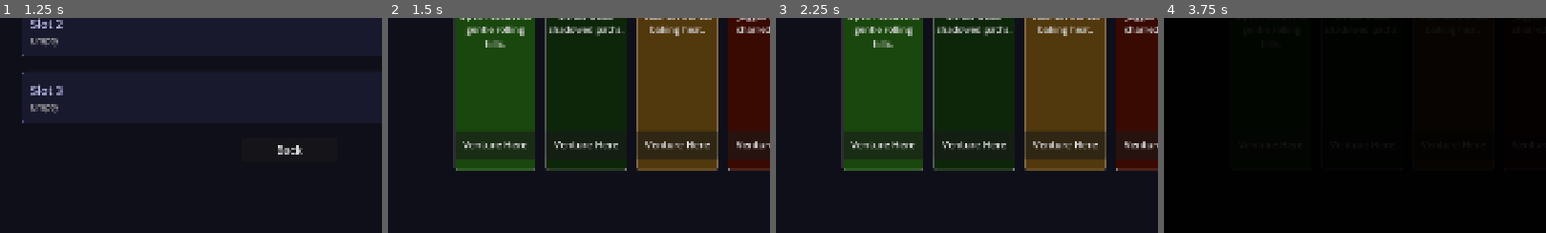
Above: before the commit, frames 1-4 (left to right).
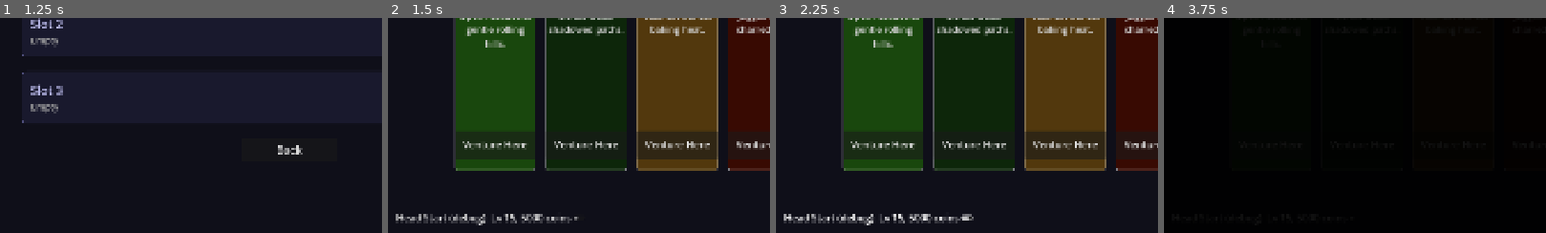
Above: after the commit, the same moments.

Repository: ChrisPauly97/pear-pudding-godot
Game: Godot game, scene res://scenes/ui/MenuScene.tscn
The game is run twice, just before and just after one commit, with the same random seed, the same clock (stepped at 60 frames per second) and the same inputs. Sound files missing from this copy of the repository are replaced by a short silence.
Inputs (mouse positions are % of the whole screen's width and height, from its top left):
- Up to frame 1 (1.25 s): click "New Game" at 0.5 s
- Up to frame 2 (1.5 s): click "New Game" at 1.25 s
- Up to frame 3 (2.25 s): click (26, 95) at 2 s, where only the run after the commit has a clickable "Head Start (debug): Lv 15, 50…"
- Up to frame 4 (3.75 s): click (26, 95) at 2.75 s, where only the run after the commit has a clickable "Head Start (debug): Lv 15, 50…"; click "Venture Here" at 3.5 s
The pictures show only the part of the screen within x 12-62%, y 48-98%; the shares and areas given below are measured in that part.

Frame 1 is identical in both runs. In frame 2, 1.1% of the frame differs, in the area x 2-50%, y 91-97%; in frame 3, 1.3%, in the area x 2-52%, y 91-97%; in frame 4, less than 0.1%.

Commit message:
TID-443: True level-1 new-game baseline + opt-in Head Start toggle (resolves BID-049)
Co-Authored-By: Claude Fable 5 <noreply@anthropic.com>
Claude-Session: https://claude.ai/code/session_01LyV2tT32AcH8T5xLZPSLuW

Diff:
--- a/autoloads/SaveManager.gd
+++ b/autoloads/SaveManager.gd
@@ -326,7 +326,9 @@
 	_uid_counter += 1
 	return "%s_%d_%d" % [template_id, Time.get_ticks_msec(), _uid_counter]
 
-func new_game() -> void:
+## head_start: opt-in boosted start (BID-049 / GID-117) — level 15 with spendable skill
+## points and a large coin float. Default is a true level-1 fresh start.
+func new_game(head_start: bool = false) -> void:
 	var deck_ids: Array[String] = [
 		"ghost", "skeleton", "zombie", "ghoul",
 		"ghost", "skeleton", "zombie", "ghoul",
@@ -343,7 +345,7 @@
 	for tid: String in extra_ids:
 		add_card_instance(tid, "common")
 	essence = 0
-	coins = 3000
+	coins = 5000 if head_start else 50
 	current_map = "main"
 	player_x = 0.0
 	player_z = 0.0
@@ -372,9 +374,10 @@
 	unlocked_achievements = []
 	visited_biomes = []
 	visited_dungeon_rooms = []
-	xp = 11250
-	level = 15
-	skill_points = 14
+	# Head start: xp/level/skill_points kept mutually consistent — _compute_level(11250) == 15.
+	xp = 11250 if head_start else 0
+	level = 15 if head_start else 1
+	skill_points = 14 if head_start else 0
 	unlocked_skills = []
 	magic_type = ""
 	corruption_points = 0
--- a/autoloads/SceneManager.gd
+++ b/autoloads/SceneManager.gd
@@ -272,11 +272,11 @@
 func start_new_game() -> void:
 	start_new_game_with_biome(0)   # default: Grasslands
 
-func start_new_game_with_biome(biome_id: int) -> void:
+func start_new_game_with_biome(biome_id: int, head_start: bool = false) -> void:
 	_exit_world_cleanup()
 	save_manager.world_seed = _BIOME_SEEDS[clamp(biome_id, 0, _BIOME_SEEDS.size() - 1)]
 	save_manager.starting_biome = biome_id
-	save_manager.new_game()
+	save_manager.new_game(head_start)
 	_apply_audio_settings()
 	_reset_session_stats()
 	enter_map("madrian", "")
--- a/scenes/ui/BiomeSelectionScene.gd
+++ b/scenes/ui/BiomeSelectionScene.gd
@@ -17,6 +17,8 @@
 	"Jagged spires,\ncharred earth.",
 	"Towering peaks,\nbitter cold.",
 ]
+
+var _head_start_check: CheckButton = null
 
 const _CARD_BG: Array[Color] = [
 	Color(0.10, 0.28, 0.05),   # Grasslands
@@ -90,6 +92,18 @@
 	back_btn.pressed.connect(_on_back)
 	bottom_bar.add_child(back_btn)
 
+	# Head Start toggle (BID-049 / GID-117): opt-in boosted start — level 15,
+	# 14 skill points, 5000 coins. Off by default for a true level-1 fresh start.
+	var mid_pad := Control.new()
+	mid_pad.custom_minimum_size = Vector2(int(ref * 0.04), 0)
+	bottom_bar.add_child(mid_pad)
+
+	_head_start_check = CheckButton.new()
+	_head_start_check.text = "Head Start (debug): Lv 15, 5000 coins"
+	_head_start_check.custom_minimum_size = Vector2(0, int(ref * 0.07))
+	_head_start_check.add_theme_font_size_override("font_size", int(ref * 0.024))
+	bottom_bar.add_child(_head_start_check)
+
 func _make_card(biome_id: int, card_w: float, card_h: float, ref: float) -> PanelContainer:
 	var panel := PanelContainer.new()
 	panel.custom_minimum_size = Vector2(card_w, card_h)
@@ -159,7 +173,8 @@
 	return panel
 
 func _on_biome_chosen(biome_id: int) -> void:
-	SceneManager.start_new_game_with_biome(biome_id)
+	var head_start: bool = _head_start_check != null and _head_start_check.button_pressed
+	SceneManager.start_new_game_with_biome(biome_id, head_start)
 
 func _on_back() -> void:
 	get_tree().change_scene_to_file("res://scenes/ui/SlotSelectScene.tscn")
--- /dev/null
+++ b/tests/unit/test_new_game_baseline.gd
@@ -0,0 +1,37 @@
+## Unit tests for TID-443 (BID-049): new_game() baseline vs. opt-in Head Start.
+## A fresh save must be a true level-1 start; the boosted start is opt-in only.
+extends "res://tests/framework/test_case.gd"
+
+const SaveManagerScript = preload("res://autoloads/SaveManager.gd")
+
+
+func test_new_game_default_is_level_one() -> void:
+	var sm = SaveManagerScript.new()
+	sm.new_game()
+	assert_eq(sm.level, 1)
+	assert_eq(sm.xp, 0)
+	assert_eq(sm.skill_points, 0)
+
+func test_new_game_default_coins_are_small_float() -> void:
+	var sm = SaveManagerScript.new()
+	sm.new_game()
+	assert_eq(sm.coins, 50)
+
+func test_new_game_head_start_values() -> void:
+	var sm = SaveManagerScript.new()
+	sm.new_game(true)
+	assert_eq(sm.level, 15)
+	assert_eq(sm.xp, 11250)
+	assert_eq(sm.skill_points, 14)
+	assert_eq(sm.coins, 5000)
+
+func test_head_start_level_consistent_with_xp_curve() -> void:
+	assert_eq(SaveManagerScript._compute_level(11250), 15,
+		"head-start xp must map to head-start level so the next level-up behaves normally")
+
+func test_default_start_first_level_up_reachable() -> void:
+	var sm = SaveManagerScript.new()
+	sm.new_game()
+	sm.add_xp(200)  # xp_for_level(2) == 200
+	assert_eq(sm.level, 2)
+	assert_eq(sm.skill_points, 1)
Not shown, changed: docs/agent/game-appeal.md
Not shown, changed: docs/agent/save-system.md
Not shown, added: tasks/archive/backlog/BID-049--new-game-debug-progression-values.md
Not shown, added: tasks/goals/GID-117--game-appeal/TID-443--new-game-baseline-head-start.md
Not shown, changed: tasks/goals/GID-117--game-appeal/goal.md
Not shown, changed: tasks/index.md
